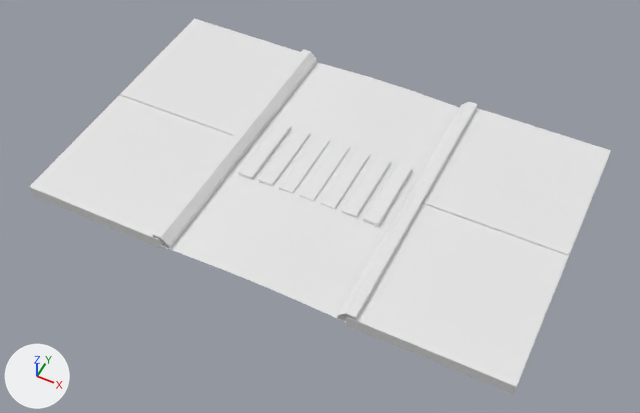
The FBX model Assets/Models/Roads/SM_Tile_droit_pieton.fbx: old version first, new version second.
Before and after are seen from a camera (50 mm lens) standing at (7.13, -14.6, 16.74) and looking at (0.19, -0.71, -0.62). Arrows for +X, +Y and +Z are at lower left; the lights stay in place. The first picture is the older version. Where no turn or scale is listed for an object, it has been applied to the vertices.

The older version as bpy lines, for what is in view:
```python
me_mesh = bpy.data.meshes.new('Mesh')
me_mesh.from_pydata(...)  # 204 vertices, 156 faces; spans x -6.5..6.5, y -4.0..4.0, z -0.23..0.23
me_mesh.materials.append(mat_openpbr_shader1)  # white #e7e7e7
ob_sm_tile_droit_pieton = bpy.data.objects.new('SM_Tile_droit_pieton', me_mesh)
ob_sm_tile_droit_pieton.location = (0.01, -0.02, 0.0)
```
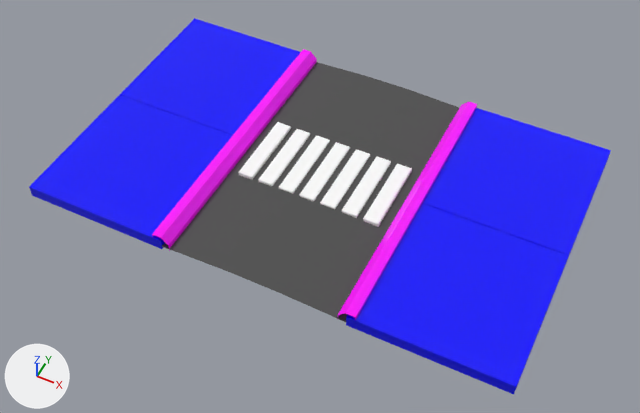
The change in detail:
Material 'M_PassagePieton' (mat_m_passagepieton) is new.
Its base color is (1.0, 1.0, 1.0) (white #ffffff).
Its roughness is 0.2.
Material 'M_SolTrottoir' (mat_m_soltrottoir) is new.
Its base color is (0.0, 0.0, 1.0) (blue #0000ff).
Its roughness is 0.2.
Material 'M_BordureTrottoir' (mat_m_borduretrottoir) is new.
Its base color is (1.0, 0.0, 1.0) (pink #ff00ff).
Its roughness is 0.2.
Material 'M_bitume' (mat_m_bitume) is new.
Its base color is (0.0774, 0.0774, 0.0774) (dark grey #4f4f4f).
Its roughness is 0.2.
me_mesh has 204 vertices, 156 faces and spans x -6.5..6.5, y -4.0..4.0, z -0.23..0.23.
me_mesh is used by ob_sm_tile_droit_pieton; location (0.01, -0.02, 0.0).
me_mesh part 1: 12 of the faces centred in x -6.5..-2.5, y -4.0..3.98, z -0.23..0.11 switch from mat_openpbr_shader1 (white #e7e7e7) to mat_m_soltrottoir (blue #0000ff).
me_mesh part 2: 12 of the faces centred in x 2.5..6.5, y -4.0..3.98, z -0.23..0.11 switch from mat_openpbr_shader1 (white #e7e7e7) to mat_m_soltrottoir (blue #0000ff).
me_mesh part 3: 3 of the faces centred in x 0.0..2.25, y 0.0, z -0.1..-0.03 switch from mat_openpbr_shader1 (white #e7e7e7) to mat_m_bitume (dark grey #4f4f4f).
me_mesh part 4: 2 of the faces centred in x -2.25..-1.33, y 0.0, z -0.1..-0.06 switch from mat_openpbr_shader1 (white #e7e7e7) to mat_m_bitume (dark grey #4f4f4f).
me_mesh part 5: all 4 faces centred in x -2.72..-2.28, y 0.0, z -0.07..0.23 switch from mat_openpbr_shader1 (white #e7e7e7) to mat_m_borduretrottoir (pink #ff00ff).
me_mesh part 6: all 4 faces centred in x 2.28..2.72, y 0.0, z -0.07..0.23 switch from mat_openpbr_shader1 (white #e7e7e7) to mat_m_borduretrottoir (pink #ff00ff).
me_mesh part 7: 119 of the faces centred in x -2.02..2.0, y -1.09..1.09, z -0.07..0.02 switch from mat_openpbr_shader1 (white #e7e7e7) to mat_m_passagepieton (white #ffffff).

Pixel boxes [x1, y1, x2, y2] of what changed, in the pictures (640 x 413 px):
part 1 of me_mesh, recoloured (white to blue)
    both: [29, 18, 300, 249]
part 2 of me_mesh, recoloured (white to blue)
    both: [346, 108, 611, 394]
part 3 of me_mesh, recoloured (white to dark grey)
    both: [226, 76, 459, 322]
part 4 of me_mesh, recoloured (white to dark grey)
    both: [162, 62, 366, 271]
part 5 of me_mesh, recoloured
    both: [152, 49, 317, 251]
part 6 of me_mesh, recoloured
    both: [337, 102, 477, 320]
part 7 of me_mesh, recoloured
    both: [238, 122, 412, 227]
